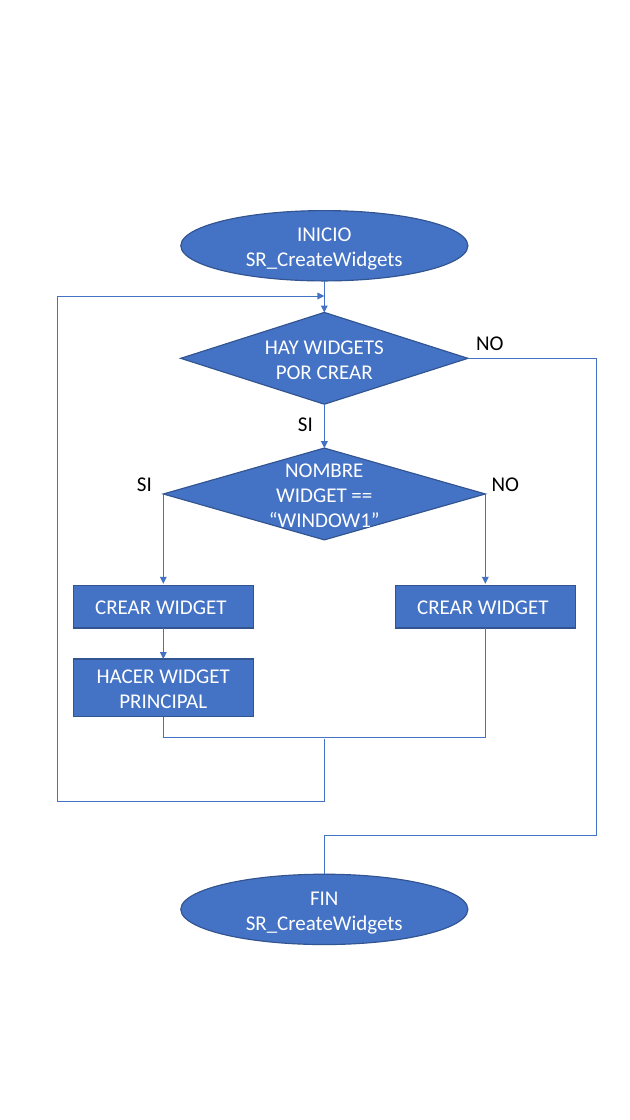
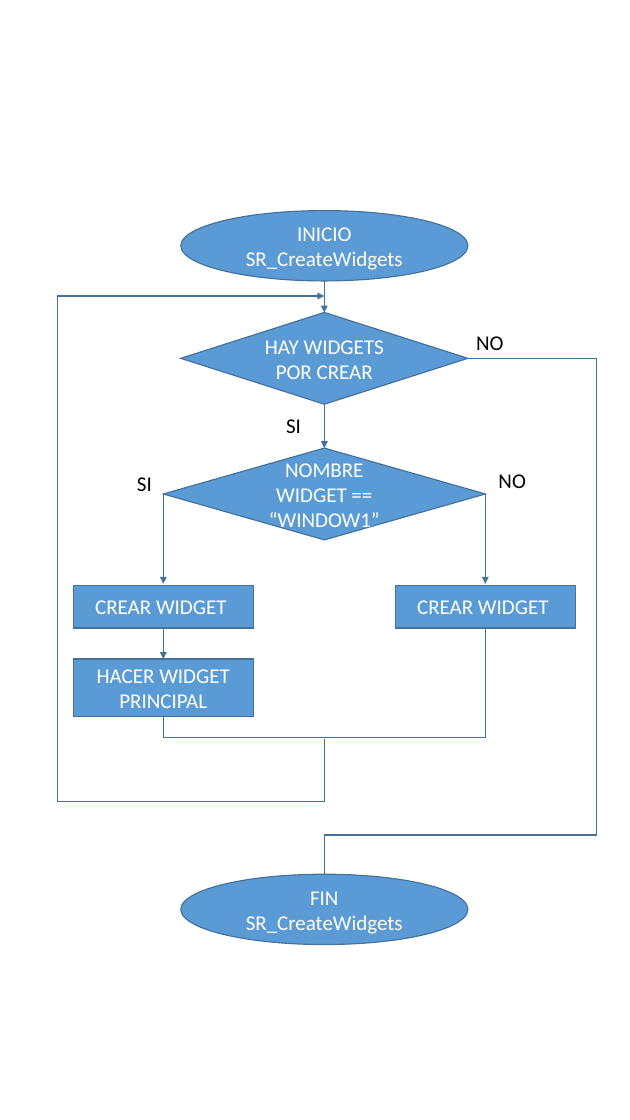
Before and after one commit to GabrielSolisMabe/Documentacion, a slide deck: slide 3 of 2) Design/DIAGRAMA DE FLUJO - LCD.pptx. Drawn at 630x1120 pixels with LibreOffice and Linux fonts; fonts in the diff are those of the drawing. Boxes give left, top, right and bottom in pixels: in the first picture for what was removed or moved away, otherwise in the second. Text is boxed around its words. In the diff, an @@ line names an element or a change of style, - is before the commit and + after.

```diff
--- a/2) Design/DIAGRAMA DE FLUJO - LCD.pptx
+++ b/2) Design/DIAGRAMA DE FLUJO - LCD.pptx
@@ elbow line (324, 738) - (57, 297): stroke #4472C4 0.5 pt to #43739E 1 pt @@
@@ arrow (57, 296) - (324, 296): stroke #4472C4 0.5 pt to #43739E 1 pt @@
@@ arrow (324, 281) - (324, 312): stroke #4472C4 0.5 pt to #43739E 1 pt @@
@@ elbow line (468, 359) - (324, 874): stroke #4472C4 0.5 pt to #43739E 1 pt @@
@@ text "SI": place and size @@
-text "SI" at [298,417,313,431]
+text "SI" at [286,419,301,433]
@@ arrow (324, 404) - (324, 448): stroke #4472C4 0.5 pt to #43739E 1 pt @@
@@ text "NO": place and size @@
-text "NO" at [492,477,519,491]
+text "NO" at [498,474,525,488]
@@ arrow (163, 494) - (163, 584): stroke #4472C4 0.5 pt to #43739E 1 pt @@
@@ arrow (486, 494) - (486, 584): stroke #4472C4 0.5 pt to #43739E 1 pt @@
@@ arrow (163, 628) - (163, 659): stroke #4472C4 0.5 pt to #43739E 1 pt @@
@@ elbow line (486, 628) - (163, 717): stroke #4472C4 0.5 pt to #43739E 1 pt @@
@@ fill #4472C4 to #5B9BD5; outline #325491 1 pt to #43739E 1 pt in 7 elements at [181,211,468,281], [181,312,468,404], [74,585,254,628], [163,448,485,539], [74,659,254,717], [396,585,575,628], [181,874,468,945] @@
```
Also in this commit, not shown: 3 other slides changed, 4 other files.
